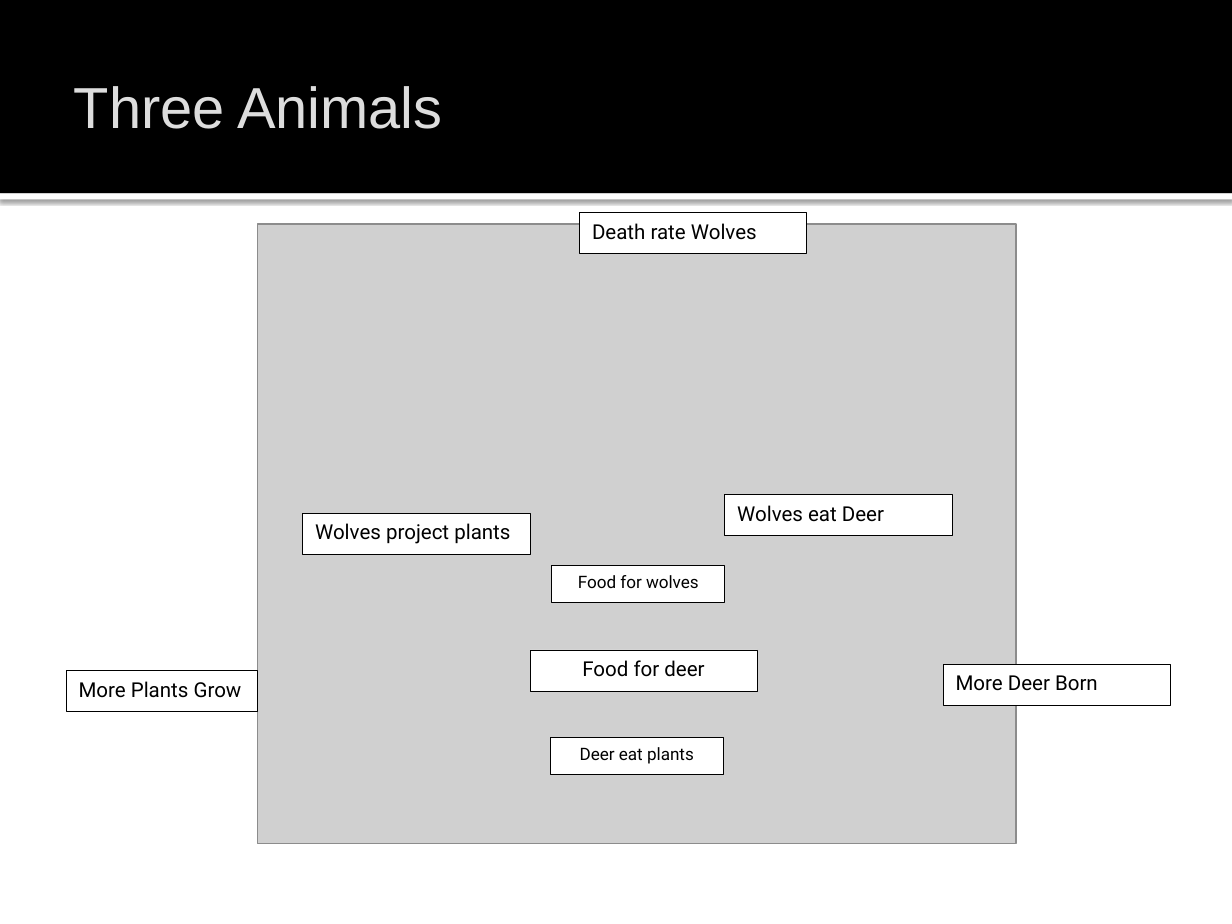
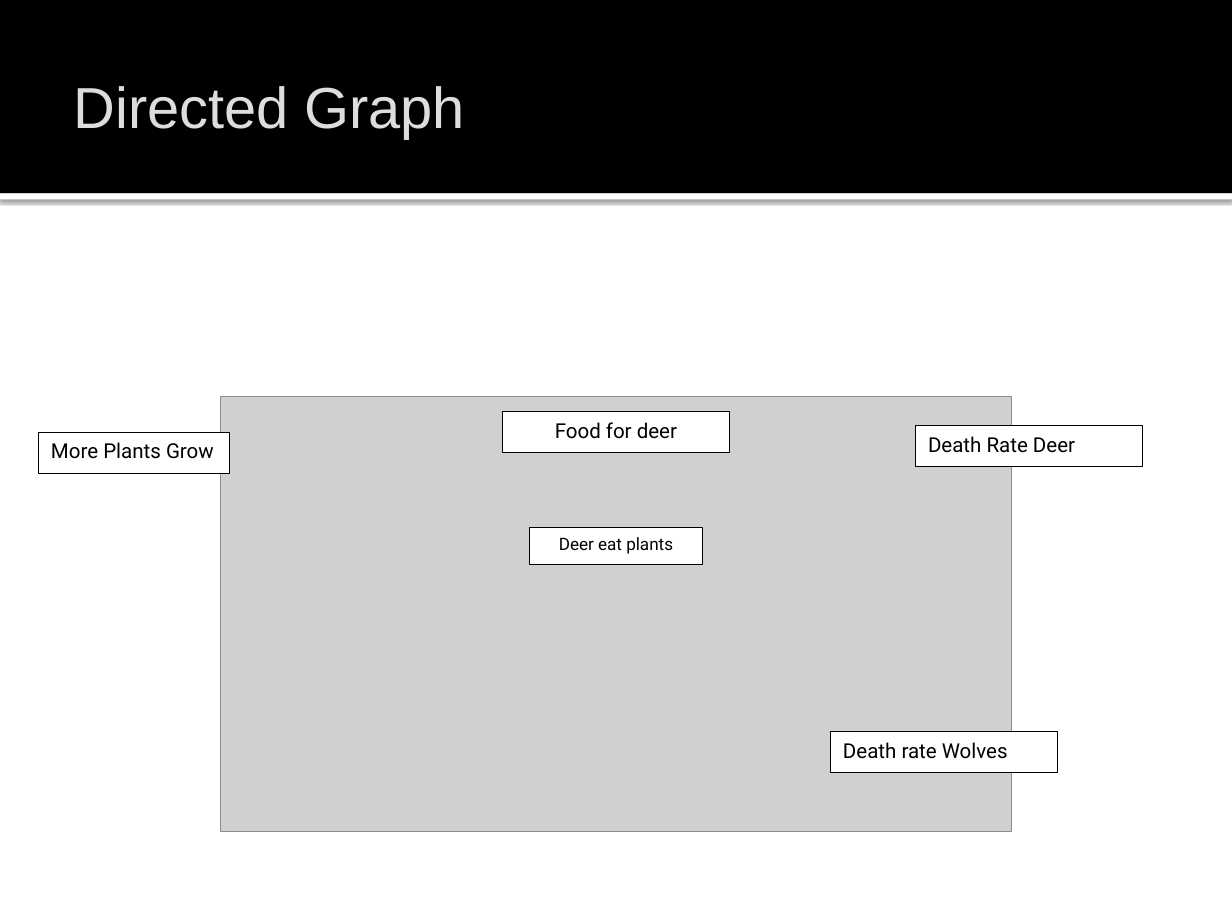
Before and after one commit to john-s-butler-dit/Maths-in-the-Wild, a slide deck: slide 63 of 01_Predator_Prey/Maths_in_the_Wild_Predator_Prey.pptx (slide 46 before the commit). Drawn at 1232x924 pixels with LibreOffice and Linux fonts; fonts in the diff are those of the drawing; grey boxes stand for pictures; background and template pictures are left out. Boxes give left, top, right and bottom in pixels: in the first picture for what was removed or moved away, otherwise in the second. Text is boxed around its words. In the diff, an @@ line names an element or a change of style, - is before the commit and + after.

```diff
--- a/01_Predator_Prey/Maths_in_the_Wild_Predator_Prey.pptx
+++ b/01_Predator_Prey/Maths_in_the_Wild_Predator_Prey.pptx
@@ title at (74, 86, 465, 139): text changed @@
-Three Animals
+Directed Graph
@@ picture: place and size @@
-picture at (257, 224, 1016, 844)
+picture at (221, 397, 1011, 832)
@@ rectangle "Food for deer": place and size @@
-rectangle "Food for deer" at (530, 650, 756, 691)
+rectangle "Food for deer" at (503, 411, 729, 452)
@@ rectangle "More Plants Grow": place and size @@
-rectangle "More Plants Grow" at (67, 670, 257, 711)
+rectangle "More Plants Grow" at (38, 432, 229, 473)
@@ rectangle added at (915, 426, 1142, 467), fill #FFFFFF, outline #000000 0.5 pt, 12 pt, text #000000 @@
+Death Rate Deer
@@ rectangle removed at (724, 495, 951, 536) @@
-Wolves eat Deer
@@ rectangle removed at (303, 514, 530, 554) @@
-Wolves project plants
@@ rectangle "Deer eat plants": place and size @@
-rectangle "Deer eat plants" at (551, 737, 724, 774)
+rectangle "Deer eat plants" at (530, 527, 703, 564)
@@ rectangle removed at (552, 565, 726, 602) @@
-Food for wolves
@@ rectangle removed at (944, 664, 1170, 705) @@
-More Deer Born
@@ rectangle "Death rate Wolves": place and size @@
-rectangle "Death rate Wolves" at (580, 213, 807, 254)
+rectangle "Death rate Wolves" at (830, 732, 1057, 772)
```
Also in this commit, not shown: 24 other slides changed, 21 slides added, 3 slides removed, 15 other files.
